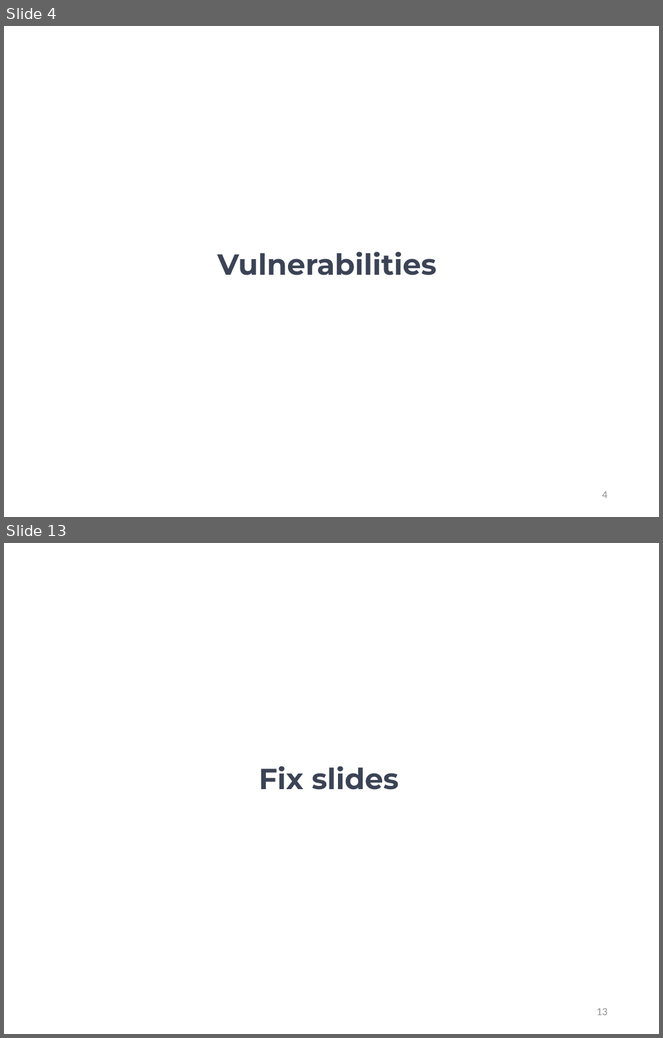
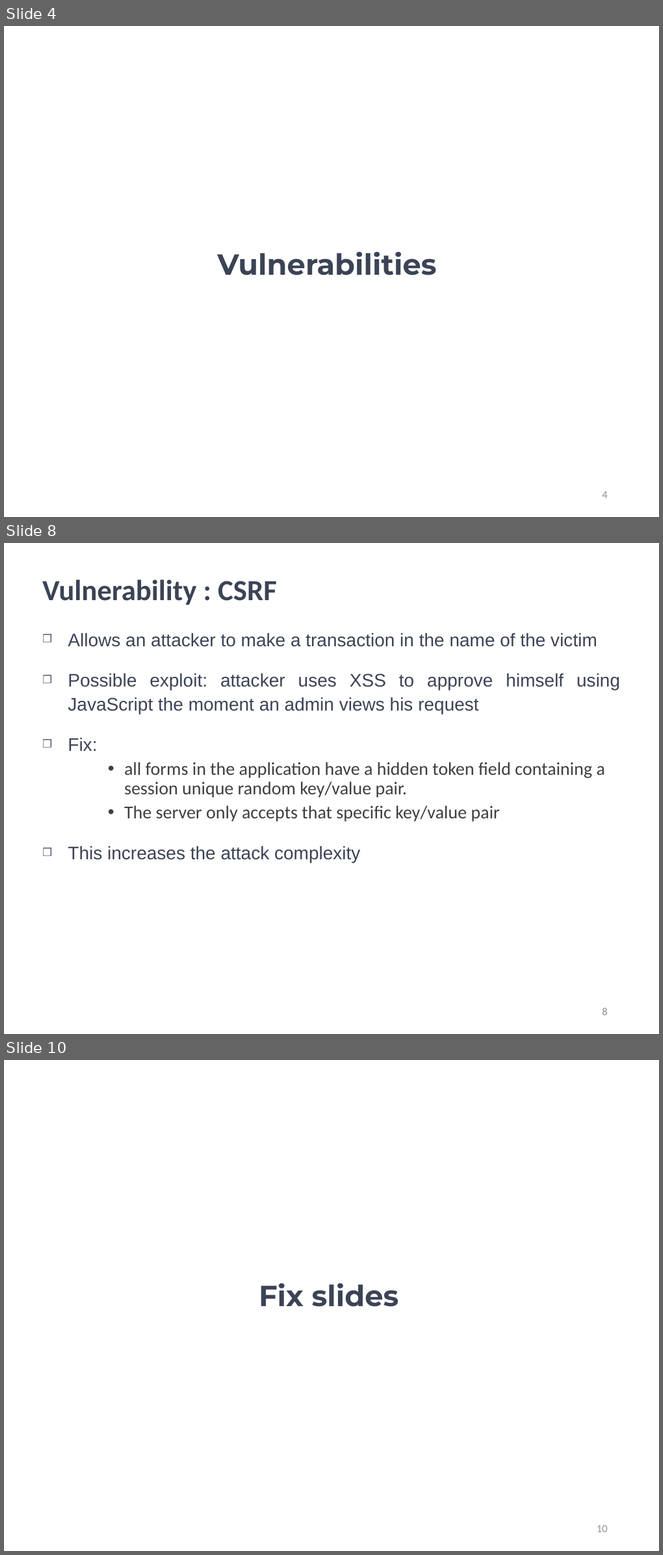
Before and after one commit to kwuerl/secure-coding-team-8, a slide deck: presentations/Phase3.ppt. Shown one above the other, each under a label of ours: slides 4 and 13 before the commit, slides 4, 8 and 10 after it; the slides between them are not shown. The pictures are 663x1038 and 663x1555 pixels, drawn with LibreOffice and Linux fonts; fonts in the diff are those of the drawing; background and template pictures are left out. Boxes give left, top, right and bottom in pixels: in the first picture for what was removed or moved away, otherwise in the second. Text is boxed around its words. In the diff, an @@ line names an element or a change of style, - is before the commit and + after.

Commit message:
final presentation

```diff
--- a/presentations/Phase3.ppt
+++ b/presentations/Phase3.ppt
@@ slide 8 added at <box>4,543,659,1034</box>, background picture (left out) @@
@@ title added at <box>42,579,277,605</box>, 32 pt, text #3B4355, bold @@
+Vulnerability : CSRF
@@ text added at <box>68,633,620,863</box>, 20 pt, text #3B4355 @@
+❒ Allows an attacker to make a transaction in the name of the victim
+❒ Possible exploit: attacker uses XSS to approve himself using JavaScript the moment an admin views his request
+❒ Fix:
+    • all forms in the application have a hidden token field containing a session unique random key/value pair.
+    • The server only accepts that specific key/value pair
+❒ This increases the attack complexity
@@ page number added at <box>602,1008,607,1016</box>, 12 pt, text #919293 @@
+8
@@ what was slide 13 is now slide 10 @@
@@ page number at <box>597,1525,608,1533</box>: text changed @@
-13
+10
```
Also in this commit, not shown: 3 slides changed, 2 other slides added, 6 slides removed.
